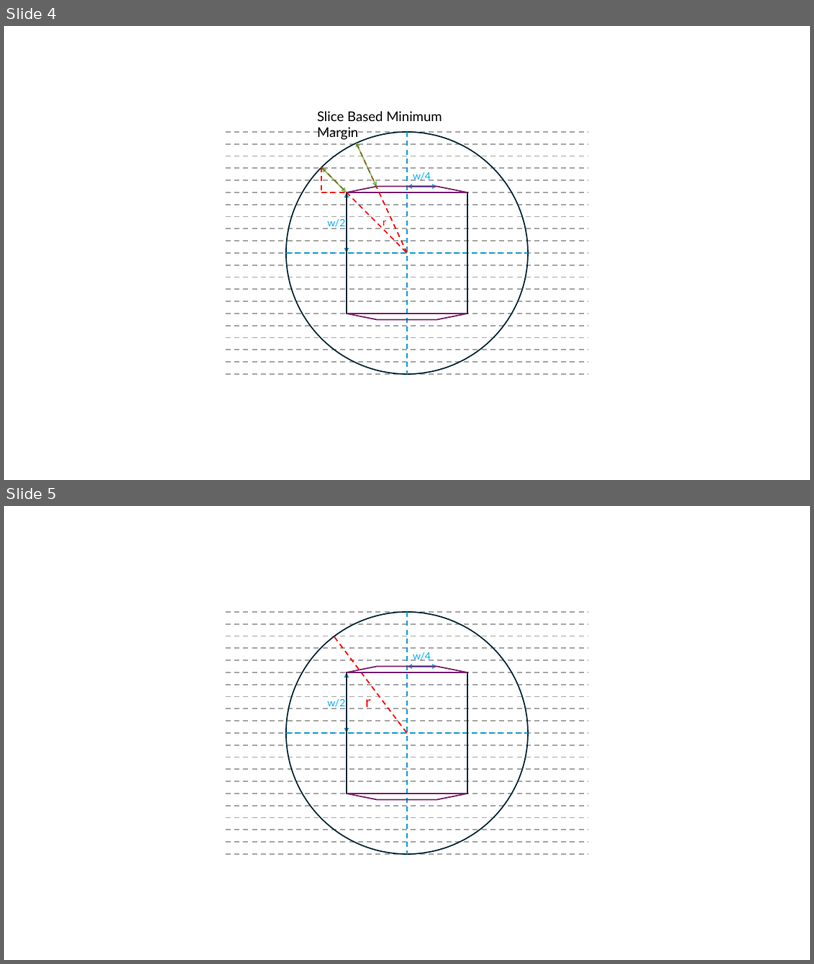
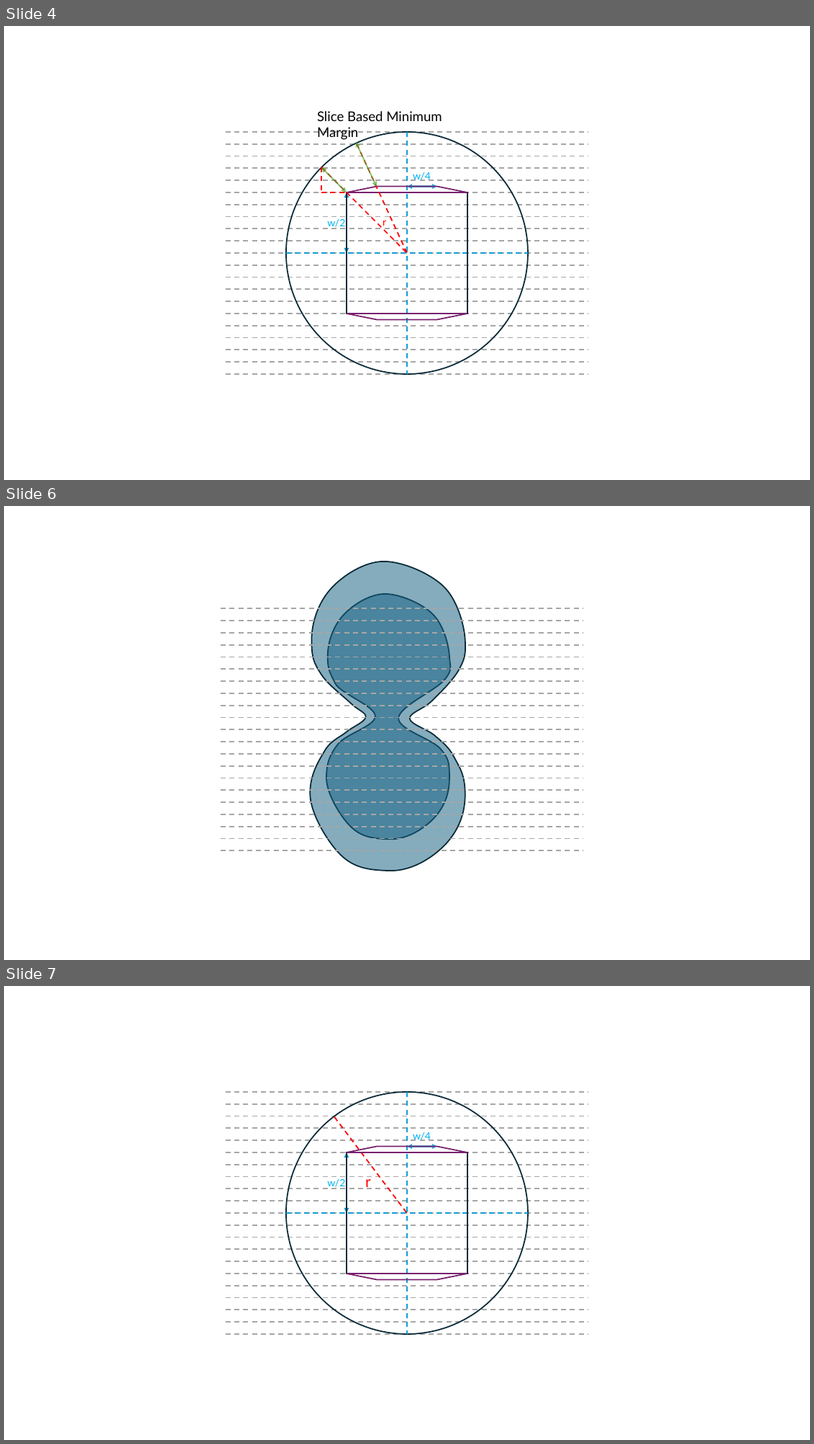
Before and after one commit to GregSal/StructureRelations, a slide deck: src/Images/Box_in_Circle/Box_in_Circle.pptx. Shown one above the other, each under a label of ours: slides 4 and 5 before the commit, slides 4, 6 and 7 after it; the slides between them are not shown. The pictures are 814x964 and 814x1444 pixels, drawn with LibreOffice and Linux fonts; fonts in the diff are those of the drawing. Boxes give left, top, right and bottom in pixels: in the first picture for what was removed or moved away, otherwise in the second. Text is boxed around its words. In the diff, an @@ line names an element or a change of style, - is before the commit and + after.

```diff
--- a/src/Images/Box_in_Circle/Box_in_Circle.pptx
+++ b/src/Images/Box_in_Circle/Box_in_Circle.pptx
@@ slide 6 added at (x1=4, y1=506, x2=810, y2=960), background #FFFFFF @@
@@ freeform shape added at (x1=310, y1=561, x2=466, y2=871), fill #156082 at 52% opacity, outline #092A39 1.5 pt @@
@@ freeform shape added at (x1=327, y1=594, x2=450, y2=839), fill #156082 at 52% opacity, outline #092A39 1.5 pt @@
@@ group added at (x1=221, y1=608, x2=584, y2=850): 21 lines @@
@@ what was slide 5 is now slide 7 @@
```
Also in this commit, not shown: 1 other slide added, 3 other files.
